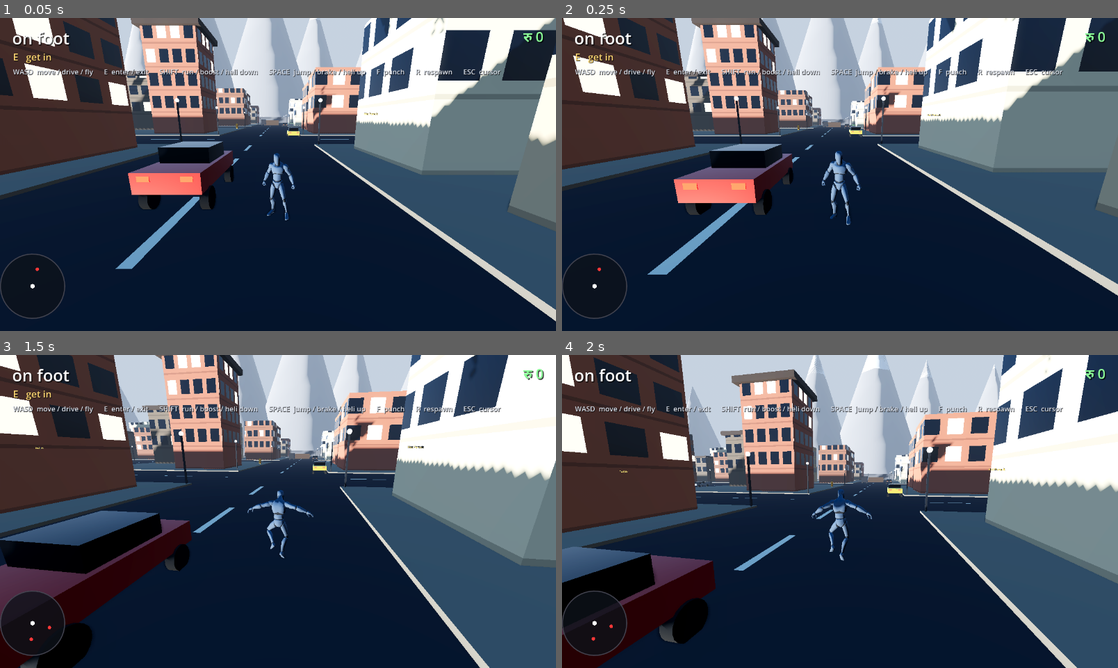
Above: before the commit, frames 1-4 (two rows, left to right).
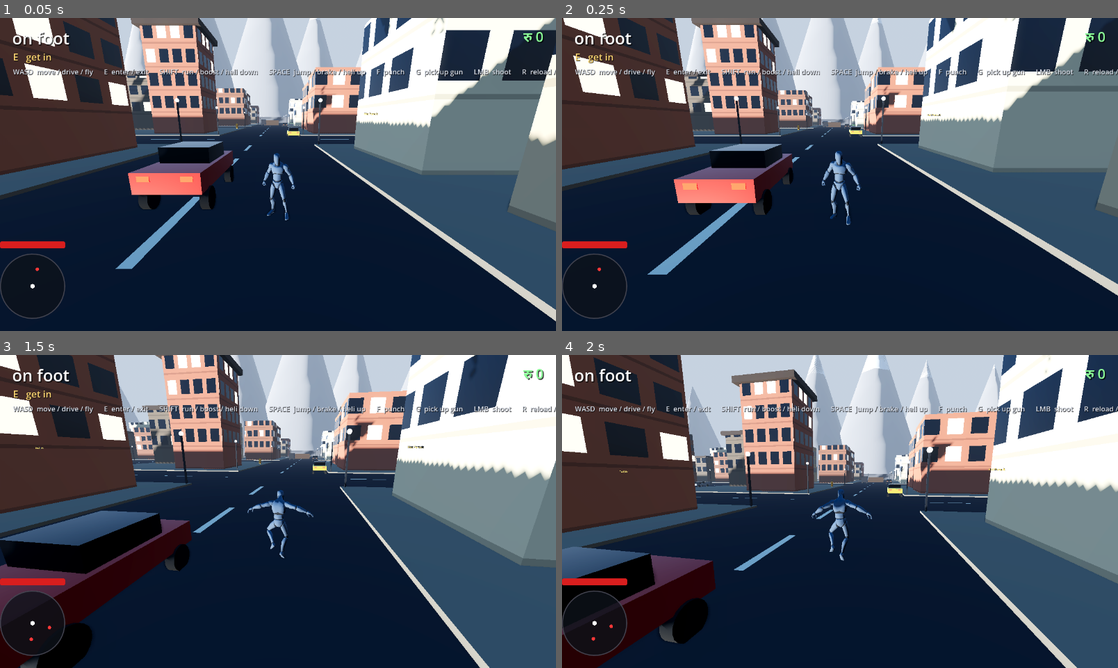
Above: after the commit, the same moments.

Repository: 320ninja/ninja-game
Game: Godot game, scene res://scenes/world.tscn
Same seed, same stepped clock (60 frames per second), same inputs: the game is played once before the commit and once after it.
Inputs (mouse positions are in pixels of both pictures, inside the frame that each line leads up to):
- Up to frame 1 (0.05 s): no input
- Up to frame 2 (0.25 s): no input
- Up to frame 3 (1.5 s): tap Enter at 0.5 s; move the mouse to (305, 511) at 0.52 s; hold R 0.53-1.28 s; hold W from 0.53 s (still down); tap G at 0.6 s; click (305, 511) at 0.67 s; tap Space at 0.77, 1.07 s; move the mouse to (250, 511) at 1.27 s; tap R at 1.35 s; click (250, 511) at 1.42 s
- Up to frame 4 (2 s): keep holding W; tap Space at 1.52, 1.55, 1.82 s

The runs differ from the first frame. In frame 1, 0.5% of the frame differs, in the area x 0-100%, y 16-74%; in frame 2, 0.5%; in frame 3, 0.5%; in frame 4, 0.5%.

Commit message:
Add weapons, health and police gunfire
Pistol pickups at Ason, Thamel and New Road (G to pick up, LMB/tap to
fire, R to reload). Health component on player and officers; player
respawns at Bir Hospital, hitting an officer adds a star, officers shoot
back from 2 stars within 20 m. HUD health bar and ammo counter.

Co-Authored-By: Claude Opus 5.5 <noreply@anthropic.com>
Claude-Session: https://claude.ai/code/session_01Usx4FcG5uMT7uqsDpi3uyJ

Diff:
--- a/scenes/player.tscn
+++ b/scenes/player.tscn
@@ -1,7 +1,9 @@
-[gd_scene load_steps=3 format=3]
+[gd_scene load_steps=5 format=3]
 
 [ext_resource type="Script" path="res://scripts/player.gd" id="1_player"]
 [ext_resource type="PackedScene" path="res://assets/characters/UAL1_Standard.glb" id="2_model"]
+[ext_resource type="Script" path="res://scripts/health.gd" id="3_health"]
+[ext_resource type="Script" path="res://scripts/weapon_manager.gd" id="4_weapons"]
 
 [sub_resource type="CapsuleShape3D" id="Shape_body"]
 radius = 0.35
@@ -15,3 +17,9 @@
 shape = SubResource("Shape_body")
 
 [node name="Model" parent="." instance=ExtResource("2_model")]
+
+[node name="Health" type="Node" parent="."]
+script = ExtResource("3_health")
+
+[node name="WeaponManager" type="Node3D" parent="."]
+script = ExtResource("4_weapons")
--- a/scenes/world.tscn
+++ b/scenes/world.tscn
@@ -19,6 +19,8 @@
 [ext_resource type="Script" path="res://scripts/mountains.gd" id="14_mountains"]
 [ext_resource type="Script" path="res://scripts/microbus.gd" id="15_microbus"]
 [ext_resource type="Script" path="res://scripts/police_spawner.gd" id="17_police"]
+[ext_resource type="Script" path="res://scripts/weapon_pickup.gd" id="18_pickup"]
+[ext_resource type="Script" path="res://scripts/weapon_pistol.gd" id="19_pistol"]
 
 [sub_resource type="ProceduralSkyMaterial" id="Sky_mat"]
 sky_top_color = Color(0.32, 0.48, 0.72, 1)
@@ -212,6 +214,21 @@
 colour = Color(0.3, 1.0, 0.45, 1)
 label = "Safe House"
 
+[node name="PistolAson" type="Node3D" parent="."]
+transform = Transform3D(1, 0, 0, 0, 1, 0, 0, 0, 1, -106.8, 0.16, 50)
+script = ExtResource("18_pickup")
+weapon_script = ExtResource("19_pistol")
+
+[node name="PistolThamel" type="Node3D" parent="."]
+transform = Transform3D(1, 0, 0, 0, 1, 0, 0, 0, 1, -106.8, 0.16, -120)
+script = ExtResource("18_pickup")
+weapon_script = ExtResource("19_pistol")
+
+[node name="PistolNewRoad" type="Node3D" parent="."]
+transform = Transform3D(1, 0, 0, 0, 1, 0, 0, 0, 1, 50, 0.16, 106.8)
+script = ExtResource("18_pickup")
+weapon_script = ExtResource("19_pistol")
+
 [node name="PoliceSpawner" type="Node3D" parent="."]
 script = ExtResource("17_police")
 
@@ -251,11 +268,11 @@
 [node name="Controls" type="Label" parent="HUD"]
 offset_left = 30.0
 offset_top = 112.0
-offset_right = 640.0
+offset_right = 1250.0
 offset_bottom = 152.0
 theme_override_colors/font_color = Color(0.86, 0.88, 0.92, 1)
 theme_override_colors/font_shadow_color = Color(0, 0, 0, 0.7)
 theme_override_constants/shadow_offset_x = 1
 theme_override_constants/shadow_offset_y = 1
 theme_override_font_sizes/font_size = 16
-text = "WASD  move / drive / fly      E  enter / exit      SHIFT  run / boost / heli down      SPACE  jump / brake / heli up      F  punch      R  respawn      ESC  cursor"
+text = "WASD  move / drive / fly      E  enter / exit      SHIFT  run / boost / heli down      SPACE  jump / brake / heli up      F  punch      G  pick up gun      LMB  shoot      R  reload / reset car      ESC  cursor"
--- /dev/null
+++ b/scripts/health.gd
@@ -0,0 +1,43 @@
+class_name Health
+extends Node
+
+signal health_changed(current: float, max_hp: float)
+signal died
+
+@export var max_hp := 100.0
+var current_hp := 0.0
+
+
+func _ready() -> void:
+	current_hp = max_hp
+
+
+func is_dead() -> bool:
+	return current_hp <= 0.0
+
+
+func take_damage(amount: float) -> void:
+	if is_dead() or amount <= 0.0:
+		return
+	current_hp = maxf(current_hp - amount, 0.0)
+	health_changed.emit(current_hp, max_hp)
+	if is_dead():
+		died.emit()
+
+
+func heal(amount: float) -> void:
+	if is_dead() or amount <= 0.0:
+		return
+	current_hp = minf(current_hp + amount, max_hp)
+	health_changed.emit(current_hp, max_hp)
+
+
+func revive() -> void:
+	current_hp = max_hp
+	health_changed.emit(current_hp, max_hp)
+
+
+static func of(node: Object) -> Health:
+	if node is Node:
+		return node.get_node_or_null("Health") as Health
+	return null
--- a/scripts/hud.gd
+++ b/scripts/hud.gd
@@ -22,6 +22,10 @@
 var _banner_left := 0.0
 var _stars: WantedStars
 var _minimap: Node
+var _health_bar: ProgressBar
+var _ammo: Label
+var _player_health: Health
+var _weapons: WeaponManager
 
 
 func _ready() -> void:
@@ -39,6 +43,7 @@
 
 func _process(delta: float) -> void:
 	_tick_popups(delta)
+	_update_combat()
 
 	if _game == null:
 		_game = get_tree().get_first_node_in_group("game")
@@ -63,6 +68,18 @@
 		_prompt.text = "E   get in" if _game.nearest_vehicle() != null else ""
 
 
+func _update_combat() -> void:
+	if _player_health == null:
+		_player_health = Health.of(get_tree().get_first_node_in_group("player"))
+		_weapons = get_tree().get_first_node_in_group("weapon_manager")
+	if _player_health != null:
+		_health_bar.value = _player_health.current_hp / _player_health.max_hp * 100.0
+	var weapon: Weapon = _weapons.current if _weapons != null else null
+	_ammo.visible = weapon != null
+	if weapon != null:
+		_ammo.text = "RELOADING" if weapon.reloading else "%d / %d" % [weapon.ammo, weapon.reserve]
+
+
 # --- Mission UI -----------------------------------------------------------
 
 ## Dialogue box at the bottom. Hides itself after a few seconds.
@@ -143,6 +160,33 @@
 	_banner.offset_top = -140.0
 	_banner.offset_bottom = 20.0
 	_banner.visible = false
+
+	_health_bar = ProgressBar.new()
+	_health_bar.show_percentage = false
+	_health_bar.mouse_filter = Control.MOUSE_FILTER_IGNORE
+	_health_bar.set_anchors_and_offsets_preset(Control.PRESET_BOTTOM_LEFT)
+	_health_bar.offset_left = 0.0
+	_health_bar.offset_right = 150.0
+	_health_bar.offset_top = -206.0
+	_health_bar.offset_bottom = -190.0
+	var fill := StyleBoxFlat.new()
+	fill.bg_color = Color(0.85, 0.12, 0.12)
+	fill.set_corner_radius_all(4)
+	var back := StyleBoxFlat.new()
+	back.bg_color = Color(0.05, 0.05, 0.07, 0.75)
+	back.set_corner_radius_all(4)
+	_health_bar.add_theme_stylebox_override("fill", fill)
+	_health_bar.add_theme_stylebox_override("background", back)
+	_health_bar.value = 100.0
+	add_child(_health_bar)
+
+	_ammo = _make_label(32, HORIZONTAL_ALIGNMENT_RIGHT)
+	_ammo.set_anchors_and_offsets_preset(Control.PRESET_BOTTOM_RIGHT)
+	_ammo.offset_left = -320.0
+	_ammo.offset_right = -28.0
+	_ammo.offset_top = -76.0
+	_ammo.offset_bottom = -28.0
+	_ammo.visible = false
 
 	_stars = WantedStars.new()
 	_stars.position = Vector2(28.0, 152.0)
--- a/scripts/player.gd
+++ b/scripts/player.gd
@@ -11,14 +11,22 @@
 @export var turn_speed := 12.0
 
 var running := false
+var dead := false
+
+const HOSPITAL := Vector3(-31.2, 0.5, 8.0)
+const RESPAWN_DELAY := 3.0
+const PUNCH_DAMAGE := 8.0
 
 var _punch_cooldown := 0.0
 
 @onready var _gravity: float = ProjectSettings.get_setting("physics/3d/default_gravity", 14.0)
 @onready var _anim: AnimationPlayer = $Model/AnimationPlayer
+@onready var health: Health = $Health
+@onready var weapons: WeaponManager = $WeaponManager
 
 ## Locomotion clips loop; everything else is one-shot.
-const LOOPED_ANIMS := ["Idle", "Walk", "Jog_Fwd", "Sprint"]
+const LOOPED_ANIMS := ["Idle", "Walk", "Jog_Fwd", "Sprint", "Pistol_Idle"]
+const ONE_SHOTS := ["Punch", "Pistol_Shoot", "Pistol_Reload"]
 
 
 func _ready() -> void:
@@ -30,6 +38,7 @@
 	_anim.playback_default_blend_time = 0.2
 	_anim.play("Idle")
 	_dress()
+	health.died.connect(_on_died)
 
 
 ## The Quaternius mannequin ships banana-yellow with purple joint bands.
@@ -53,7 +62,12 @@
 func _physics_process(delta: float) -> void:
 	if not is_on_floor():
 		velocity.y -= _gravity * delta
-	elif Input.is_key_pressed(KEY_SPACE):
+	if dead:
+		velocity.x = 0.0
+		velocity.z = 0.0
+		move_and_slide()
+		return
+	if is_on_floor() and Input.is_key_pressed(KEY_SPACE):
 		velocity.y = jump_velocity
 
 	var input := Vector2.ZERO
@@ -94,7 +108,10 @@
 ## Pick the clip that matches what the body is actually doing. Punches are
 ## one-shots: while one is playing, locomotion keeps its hands off the player.
 func _update_animation() -> void:
-	if _anim.current_animation.begins_with("Punch") and _anim.is_playing():
+	if _anim.is_playing() and ONE_SHOTS.any(func(a): return _anim.current_animation.begins_with(a)):
+		return
+	if weapons.current != null and weapons.current.reloading:
+		_anim.play("Pistol_Reload", 0.1)
 		return
 
 	var target: String
@@ -103,7 +120,7 @@
 	else:
 		var speed := get_speed_kmh() / 3.6
 		if speed < 0.3:
-			target = "Idle"
+			target = "Pistol_Idle" if weapons.current != null else "Idle"
 		elif speed < walk_speed + 0.4:
 			target = "Walk"
 		elif running:
@@ -122,6 +139,41 @@
 		var to: Vector3 = ped.global_position - global_position
 		if to.length() < 2.0 and to.normalized().dot(forward) > 0.2:
 			ped.knock(randf_range(1.5, 3.0))
+	for officer in get_tree().get_nodes_in_group("police"):
+		var to: Vector3 = officer.global_position - global_position
+		if to.length() < 2.0 and to.normalized().dot(forward) > 0.2:
+			officer.health.take_damage(PUNCH_DAMAGE)
+			_hit_officer()
+
+
+func on_weapon_fired(hit: Object) -> void:
+	_anim.play("Pistol_Shoot", 0.05)
+	if hit is Node and hit.is_in_group("police"):
+		_hit_officer()
+	elif hit != null and hit.has_method("knock"):
+		hit.knock(randf_range(3.0, 5.0))
+
+
+func _hit_officer() -> void:
+	WantedSystem.raise()
+
+
+func _on_died() -> void:
+	dead = true
+	_anim.play("Death01", 0.15)
+	get_tree().call_group("hud", "show_banner", "YOU DIED", Color(1.0, 0.3, 0.3))
+	await get_tree().create_timer(RESPAWN_DELAY).timeout
+	respawn_at_hospital()
+
+
+func respawn_at_hospital() -> void:
+	global_position = HOSPITAL
+	velocity = Vector3.ZERO
+	health.revive()
+	WantedSystem.clear()
+	dead = false
+	_anim.play("Idle", 0.0)
+	get_tree().call_group("hud", "show_banner", "Bir Hospital", Color.WHITE)
 
 
 ## Turn WASD into a world-space direction based on the active camera's yaw.
--- a/scripts/police_ai.gd
+++ b/scripts/police_ai.gd
@@ -12,6 +12,7 @@
 ##
 ## Catch the player on foot (or stopped in a car) for a moment = busted.
 ## Hit an officer with a car = one more star.
+## From 2 stars, officers shoot at a player on foot within 20 m.
 
 enum State { PATROL, CHASE, SEARCH }
 
@@ -22,6 +23,9 @@
 ## Star level from which a chasing officer radios for backup.
 const BACKUP_LEVEL := 3
 const BACKUP_INTERVAL := 15.0
+const SHOOT_LEVEL := 2
+const SHOOT_RANGE := 20.0
+const CORPSE_TIME := 8.0
 
 var walk_speed := 1.8
 var run_speed := 7.5
@@ -45,6 +49,10 @@
 var _down := 0.0
 var _visual: Node3D
 var _game: Node
+var _shoot_delay := 0.0
+var _gun: Weapon
+var health: Health
+var dead := false
 
 @onready var _gravity: float = ProjectSettings.get_setting("physics/3d/default_gravity", 14.0)
 
@@ -53,6 +61,7 @@
 	add_to_group("police")
 	_apply_config()
 	_build_visual()
+	_arm()
 	_pick_patrol_target()
 	# Stagger sight checks so a squad doesn't raycast on the same frame.
 	_sight_timer = randf() * SIGHT_INTERVAL
@@ -61,7 +70,12 @@
 func _physics_process(delta: float) -> void:
 	if not is_on_floor():
 		velocity.y -= _gravity * delta
+	if dead:
+		_stop()
+		move_and_slide()
+		return
 	_backup_cooldown = maxf(_backup_cooldown - delta, 0.0)
+	_shoot_delay = maxf(_shoot_delay - delta, 0.0)
 
 	if _game == null:
 		_game = get_tree().get_first_node_in_group("game")
@@ -84,6 +98,7 @@
 			_patrol(delta)
 		State.CHASE:
 			_chase(target, delta)
+			_try_shoot(target)
 		State.SEARCH:
 			_search(delta)
 
@@ -132,7 +147,8 @@
 
 
 func _chase(target: Node3D, delta: float) -> void:
-	if target == null:
+	if target == null or target.get("dead") == true:
+		_stop()
 		return
 	var distance := _flat_distance(target.global_position)
 	if distance > arrest_distance:
@@ -146,6 +162,43 @@
 		if _arrest_progress >= arrest_time:
 			_arrest_progress = 0.0
 			WantedSystem.bust()
+
+
+func _try_shoot(target: Node3D) -> void:
+	if WantedSystem.level < SHOOT_LEVEL or not _can_see or _shoot_delay > 0.0:
+		return
+	if target == null or not target.is_in_group("player") or target.dead:
+		return
+	var eye := global_position + Vector3.UP * 1.3
+	var aim := target.global_position + Vector3.UP * 1.1
+	if eye.distance_to(aim) > SHOOT_RANGE:
+		return
+	rotation.y = atan2(aim.x - eye.x, aim.z - eye.z)
+	_gun.fire(eye, aim - eye, self)
+	_shoot_delay = randf_range(0.6, 1.4)
+
+
+func _arm() -> void:
+	health = Health.new()
+	health.name = "Health"
+	health.max_hp = 60.0
+	add_child(health)
+	health.died.connect(_on_died)
+	_gun = WeaponPistol.new()
+	_gun.damage = 10.0
+	_gun.spread = 0.05
+	_gun.infinite_reserve = true
+	_gun.position = Vector3(0.3, 1.1, 0.3)
+	add_child(_gun)
+
+
+func _on_died() -> void:
+	dead = true
+	remove_from_group("police")
+	_visual.rotation.x = -PI * 0.5
+	_gun.visible = false
+	$Collision.set_deferred("disabled", true)
+	get_tree().create_timer(CORPSE_TIME).timeout.connect(queue_free)
 
 
 func _search(delta: float) -> void:
@@ -309,6 +362,7 @@
 	_visual.add_child(cap)
 
 	var col := CollisionShape3D.new()
+	col.name = "Collision"
 	var shape := CapsuleShape3D.new()
 	shape.radius = 0.3
 	shape.height = 1.45
--- /dev/null
+++ b/scripts/weapon.gd
@@ -0,0 +1,123 @@
+class_name Weapon
+extends Node3D
+
+signal fired(hit: Object)
+
+@export var weapon_name := "Weapon"
+@export var damage := 10.0
+@export var mag_size := 10
+@export var fire_rate := 0.5
+@export var reload_time := 1.5
+@export var max_range := 60.0
+## Random aim error in radians. Player guns are exact, officers miss sometimes.
+@export var spread := 0.0
+@export var reserve := 36
+@export var infinite_reserve := false
+
+var ammo := -1
+var reloading := false
+
+var _cooldown := 0.0
+var _reload_left := 0.0
+var _ray: RayCast3D
+var _flash: OmniLight3D
+
+
+func _ready() -> void:
+	if ammo < 0:
+		ammo = mag_size
+	_ray = RayCast3D.new()
+	_ray.top_level = true
+	_ray.enabled = false
+	add_child(_ray)
+	_build_visual()
+
+
+func _process(delta: float) -> void:
+	_cooldown = maxf(_cooldown - delta, 0.0)
+	if _flash.visible and _cooldown < fire_rate - 0.05:
+		_flash.visible = false
+	if reloading:
+		_reload_left -= delta
+		if _reload_left <= 0.0:
+			_finish_reload()
+
+
+func can_fire() -> bool:
+	return not reloading and _cooldown == 0.0 and ammo > 0
+
+
+## Shoots from `from` along `dir`, damages any Health it hits, returns the collider.
+func fire(from: Vector3, dir: Vector3, shooter: CollisionObject3D = null) -> Object:
+	if not can_fire():
+		if ammo == 0:
+			reload()
+		return null
+	ammo -= 1
+	_cooldown = fire_rate
+	_flash.visible = true
+	if spread > 0.0:
+		dir = dir.normalized() + Vector3(randf_range(-spread, spread), randf_range(-spread, spread), randf_range(-spread, spread))
+	_ray.clear_exceptions()
+	if shooter != null:
+		_ray.add_exception(shooter)
+	_ray.global_transform = Transform3D(Basis(), from)
+	_ray.target_position = dir.normalized() * max_range
+	_ray.force_raycast_update()
+	var hit := _ray.get_collider()
+	var health := Health.of(hit)
+	if health != null:
+		health.take_damage(damage)
+	fired.emit(hit)
+	if ammo == 0:
+		reload()
+	return hit
+
+
+func reload() -> void:
+	if reloading or ammo >= mag_size or (reserve <= 0 and not infinite_reserve):
+		return
+	reloading = true
+	_reload_left = reload_time
+
+
+func add_ammo(amount: int) -> void:
+	reserve += amount
+
+
+func _finish_reload() -> void:
+	reloading = false
+	var take := mag_size - ammo
+	if not infinite_reserve:
+		take = mini(take, reserve)
+		reserve -= take
+	ammo += take
+
+
+func _build_visual() -> void:
+	var mat := StandardMaterial3D.new()
+	mat.albedo_color = Color(0.12, 0.12, 0.13)
+	mat.metallic = 0.6
+	mat.roughness = 0.4
+	var slide := MeshInstance3D.new()
+	var box := BoxMesh.new()
+	box.size = Vector3(0.05, 0.07, 0.22)
+	slide.mesh = box
+	slide.material_override = mat
+	slide.position = Vector3(0.0, 0.03, 0.06)
+	add_child(slide)
+	var grip := MeshInstance3D.new()
+	var grip_box := BoxMesh.new()
+	grip_box.size = Vector3(0.045, 0.13, 0.06)
+	grip.mesh = grip_box
+	grip.material_override = mat
+	grip.position = Vector3(0.0, -0.05, -0.02)
+	grip.rotation.x = -0.25
+	add_child(grip)
+	_flash = OmniLight3D.new()
+	_flash.light_color = Color(1.0, 0.8, 0.4)
+	_flash.light_energy = 3.0
+	_flash.omni_range = 3.0
+	_flash.position = Vector3(0.0, 0.03, 0.22)
+	_flash.visible = false
+	add_child(_flash)
--- /dev/null
+++ b/scripts/weapon_manager.gd
@@ -0,0 +1,108 @@
+class_name WeaponManager
+extends Node3D
+## On the Player. G picks up, R reloads, left click / tap fires.
+
+signal weapon_changed(weapon: Weapon)
+
+const PICKUP_RANGE := 2.5
+const CHEST := Vector3(0.0, 1.3, 0.0)
+
+var current: Weapon
+
+var _game: Node
+@onready var _player: CharacterBody3D = get_parent()
+
+
+func _ready() -> void:
+	add_to_group("weapon_manager")
+	position = Vector3(0.28, 1.15, 0.35)
+
+
+func _unhandled_input(event: InputEvent) -> void:
+	if not _can_act():
+		return
+	if event is InputEventKey and event.pressed and not event.echo:
+		if event.keycode == KEY_G:
+			pick_up_nearest()
+		elif event.keycode == KEY_R:
+			reload()
+	elif event is InputEventMouseButton and event.pressed and event.button_index == MOUSE_BUTTON_LEFT:
+		fire()
+	elif event is InputEventScreenTouch and event.pressed:
+		fire()
+
+
+func fire() -> void:
+	if current == null or not current.can_fire():
+		if current != null and current.ammo == 0:
+			current.reload()
+		return
+	var from := _player.global_position + CHEST
+	var dir := _aim_direction(from)
+	_player.rotation.y = atan2(dir.x, dir.z)
+	var hit := current.fire(from, dir, _player)
+	_player.on_weapon_fired(hit)
+
+
+func reload() -> void:
+	if current != null:
+		current.reload()
+
+
+func pick_up_nearest() -> void:
+	var best: WeaponPickup = null
+	var best_distance := PICKUP_RANGE
+	for pickup: WeaponPickup in get_tree().get_nodes_in_group("weapon_pickup"):
+		var d := pickup.global_position.distance_to(_player.global_position)
+		if d < best_distance and pickup.weapon != null:
+			best_distance = d
+			best = pickup
+	if best != null:
+		equip(best.take())
+
+
+func equip(weapon: Weapon) -> void:
+	if current != null and current.get_script() == weapon.get_script():
+		current.add_ammo(weapon.ammo + weapon.reserve)
+		weapon.queue_free()
+		return
+	drop()
+	current = weapon
+	add_child(weapon)
+	weapon.transform = Transform3D.IDENTITY
+	weapon_changed.emit(current)
+
+
+func drop() -> void:
+	if current == null:
+		return
+	var pickup := WeaponPickup.new()
+	remove_child(current)
+	pickup.weapon = current
+	pickup.add_child(current)
+	current = null
+	get_tree().current_scene.add_child(pickup)
+	pickup.global_position = _player.global_position + _player.global_transform.basis.z + Vector3.UP * 0.1
+	weapon_changed.emit(null)
+
+
+func _can_act() -> bool:
+	if _game == null:
+		_game = get_tree().get_first_node_in_group("game")
+	return not _player.dead and (_game == null or _game.driving == null)
+
+
+## Aim at whatever is under the screen centre, but shoot from the chest.
+func _aim_direction(from: Vector3) -> Vector3:
+	var cam := get_viewport().get_camera_3d()
+	if cam == null:
+		return _player.global_transform.basis.z
+	var origin := cam.global_position
+	var target := origin - cam.global_transform.basis.z * current.max_range
+	var query := PhysicsRayQueryParameters3D.create(origin, target)
+	query.exclude = [_player.get_rid()]
+	var hit := _player.get_world_3d().direct_space_state.intersect_ray(query)
+	if not hit.is_empty():
+		target = hit.position
+	var dir := target - from
+	return dir.normalized() if dir.length_squared() > 0.01 else _player.global_transform.basis.z
--- /dev/null
+++ b/scripts/weapon_pickup.gd
@@ -0,0 +1,48 @@
+class_name WeaponPickup
+extends Node3D
+## A weapon lying in the world. WeaponManager picks it up with G.
+
+@export var weapon_script: Script
+
+var weapon: Weapon
+var _time := randf() * TAU
+
+
+func _ready() -> void:
+	add_to_group("weapon_pickup")
+	if weapon == null and weapon_script != null:
+		weapon = weapon_script.new()
+	if weapon != null and weapon.get_parent() == null:
+		add_child(weapon)
+	_build_ring()
+
+
+func _process(delta: float) -> void:
+	_time += delta
+	if weapon != null:
+		weapon.transform = Transform3D(Basis(Vector3.UP, _time * 1.5).scaled(Vector3.ONE * 2.0), Vector3(0.0, 0.6 + sin(_time * 2.0) * 0.1, 0.0))
+
+
+func take() -> Weapon:
+	var w := weapon
+	weapon = null
+	remove_child(w)
+	w.transform = Transform3D.IDENTITY
+	queue_free()
+	return w
+
+
+func _build_ring() -> void:
+	var ring := MeshInstance3D.new()
+	var torus := TorusMesh.new()
+	torus.inner_radius = 0.45
+	torus.outer_radius = 0.55
+	ring.mesh = torus
+	var mat := StandardMaterial3D.new()
+	mat.albedo_color = Color(1.0, 0.45, 0.2)
+	mat.emission_enabled = true
+	mat.emission = Color(1.0, 0.45, 0.2)
+	mat.emission_energy_multiplier = 1.5
+	ring.material_override = mat
+	ring.position.y = 0.05
+	add_child(ring)
--- /dev/null
+++ b/scripts/weapon_pistol.gd
@@ -0,0 +1,10 @@
+class_name WeaponPistol
+extends Weapon
+
+
+func _init() -> void:
+	weapon_name = "Pistol"
+	damage = 15.0
+	mag_size = 12
+	fire_rate = 0.4
+	reload_time = 1.5
Not shown: 1 places in scenes/world.tscn that only renumber resources
Not shown, added: scripts/health.gd.uid
Not shown, added: scripts/microbus.gd.uid
Not shown, added: scripts/minimap.gd.uid
Not shown, added: scripts/mission_02.gd.uid
Not shown, added: scripts/mission_03.gd.uid
Not shown, added: scripts/mountains.gd.uid
Not shown, added: scripts/police_car.gd.uid
Not shown, added: scripts/weapon.gd.uid
Not shown, added: scripts/weapon_manager.gd.uid
Not shown, added: scripts/weapon_pickup.gd.uid
Not shown, added: scripts/weapon_pistol.gd.uid
